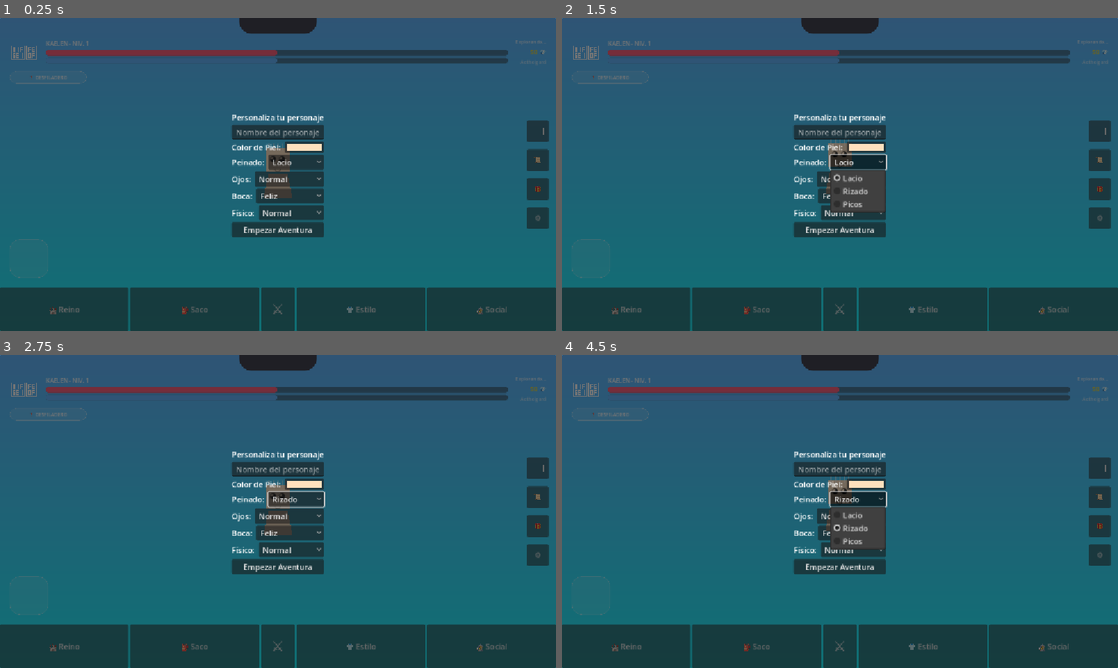
Above: before the commit, frames 1-4 (two rows, left to right).
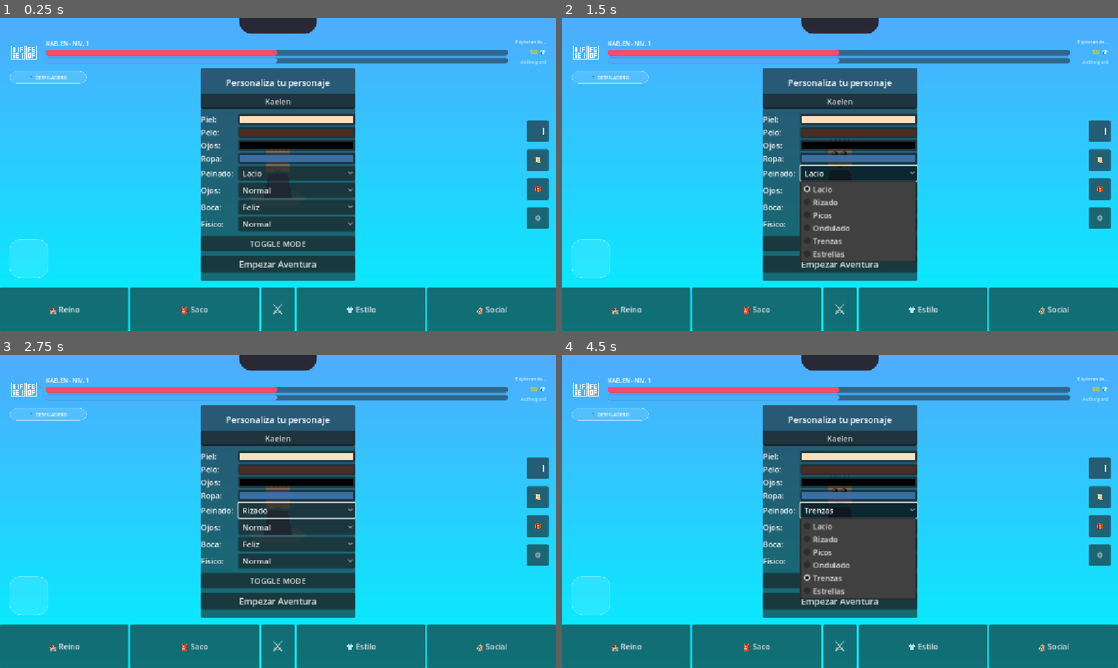
Above: after the commit, the same moments.

Repository: xxfati10xx/Isekai-Tamagotchi-Dynamic-Virtual-Companion-RPG-Design-Godot-Prototype
Game: Godot game, scene res://main.tscn
Same seed, same stepped clock (60 frames per second), same inputs: the game is played once before the commit and once after it.
Inputs (mouse positions are in pixels of both pictures, inside the frame that each line leads up to):
- Up to frame 1 (0.25 s): no input
- Up to frame 2 (1.5 s): click "👕 Estilo" at 0.5 s; click "Lacio" at 1.25 s
- Up to frame 3 (2.75 s): click "Feliz" at 2 s
- Up to frame 4 (4.5 s): click "Rizado" at 2.75 s; click (840, 580) at 3.5 s, where only the run after the commit has a clickable "TOGGLE MODE"; click "Rizado" (after the commit: "Trenzas") at 4.25 s

The runs differ from the first frame. In frame 1, 91% of the frame differs, in the area x 0-100%, y 0-100%; in frame 2, 93%; in frame 3, 92%; in frame 4, 93%.
Error after the commit: Invalid assignment of property or key 'paused' with value of type 'bool' on a base object of type 'Nil'. (res://main.gd:125)

Commit message:
Implement enhanced character customization and UI polish
- Added hair_color, eye_color, and outfit_color to CharacterStats.
- Enhanced CharacterVisuals with more styles and platform support.
- Updated main.tscn with a centered, more detailed customization UI.
- Updated main.gd with full customization logic and 'Toggle Mode' feature.
- Refined UI to match the aesthetic of the provided mobile design reference.

Co-authored-by: xxfati10xx <127804390+xxfati10xx@users.noreply.github.com>

Diff:
--- a/CharacterVisuals.tscn
+++ b/CharacterVisuals.tscn
@@ -4,6 +4,11 @@
 
 [node name="CharacterVisuals" type="Node2D"]
 script = ExtResource("1_script")
+
+[node name="Platform" type="Polygon2D" parent="."]
+position = Vector2(0, 50)
+color = Color(1, 1, 1, 0.3)
+polygon = PackedVector2Array(-60, 0, -40, -15, 40, -15, 60, 0, 40, 15, -40, 15)
 
 [node name="Body" type="Polygon2D" parent="."]
 polygon = PackedVector2Array(-30, 50, 30, 50, 20, 0, -20, 0)
@@ -17,6 +22,7 @@
 offset_top = -70.0
 offset_right = 40.0
 offset_bottom = -44.0
+pivot_offset = Vector2(40, 13)
 text = "|||||"
 horizontal_alignment = 1
 
@@ -25,6 +31,7 @@
 offset_top = -45.0
 offset_right = 40.0
 offset_bottom = -19.0
+pivot_offset = Vector2(40, 13)
 theme_override_colors/font_color = Color(0, 0, 0, 1)
 text = "◕ ◕"
 horizontal_alignment = 1
@@ -34,6 +41,7 @@
 offset_top = -25.0
 offset_right = 40.0
 offset_bottom = 1.0
+pivot_offset = Vector2(40, 13)
 theme_override_colors/font_color = Color(0, 0, 0, 1)
 text = "◡"
 horizontal_alignment = 1
--- a/character_stats.gd
+++ b/character_stats.gd
@@ -10,6 +10,9 @@
 
 # Atributos visuales
 @export var skin_color: Color = Color("ffe0bd")
+@export var hair_color: Color = Color("4b2c20")
+@export var eye_color: Color = Color("000000")
+@export var outfit_color: Color = Color("3a6ea5")
 @export var hair_style: int = 0
 @export var face_style: int = 0
 @export var eye_style: int = 0
@@ -21,7 +24,7 @@
 @export var legacy_bonus: float = 0.0
 
 # Inicialización de las estadísticas al crear un nuevo personaje
-func _init(_character_name: String = "Kaelen", _valor: float …(235 unchanged characters)… uth_style: int = 0, _body_style: int = 0):
+func _init(_character_name: String = "Kaelen", _valor: float …(235 unchanged characters)… uth_style: int = 0, _body_style: int = 0, _hair_color: Color = Color("4b2c20"), _eye_color: Color = Color("000000"), _outfit_color: Color = Color("3a6ea5")):
 	character_name = _character_name
 	valor = _valor
 	sabiduria = _sabiduria
@@ -35,6 +38,9 @@
 	eye_style = _eye_style
 	mouth_style = _mouth_style
 	body_style = _body_style
+	hair_color = _hair_color
+	eye_color = _eye_color
+	outfit_color = _outfit_color
 
 # Actualiza las estadísticas aplicando el bono de legado acumulado a las ganancias
 func update_stats(delta_valor: float, delta_sabiduria: float, delta_empatia: float, delta_ambicion: float):
--- a/character_visuals.gd
+++ b/character_visuals.gd
@@ -8,27 +8,41 @@
 
 func update_appearance(stats: CharacterStats, update_scale: bool = true):
 	if body:
-		body.color = stats.skin_color
+		body.color = stats.outfit_color
 	if head:
 		head.color = stats.skin_color
+	if eyes:
+		eyes.add_theme_color_override("font_color", stats.eye_color)
+	if hair:
+		hair.add_theme_color_override("font_color", stats.hair_color)
 
 	# Actualización de estilos (Placeholders con texto)
 	match stats.eye_style:
 		0: eyes.text = "◕ ◕"
 		1: eyes.text = "ò ò"
 		2: eyes.text = "X X"
+		3: eyes.text = "^ ^"
+		4: eyes.text = "o o"
+		5: eyes.text = "> <"
+		6: eyes.text = "U U"
 		_: eyes.text = "◕ ◕"
 
 	match stats.mouth_style:
 		0: mouth.text = "◡"
 		1: mouth.text = "ᗝ"
 		2: mouth.text = "—"
+		3: mouth.text = "w"
+		4: mouth.text = "o"
+		5: mouth.text = "v"
 		_: mouth.text = "◡"
 
 	match stats.hair_style:
 		0: hair.text = "|||||"
 		1: hair.text = "@@@@@"
 		2: hair.text = "/\\/\\"
+		3: hair.text = "~~~~~"
+		4: hair.text = "#####"
+		5: hair.text = "*****"
 		_: hair.text = ""
 
 	# El estilo de cuerpo afecta la escala general
--- a/main.gd
+++ b/main.gd
@@ -22,10 +22,14 @@
 @onready var customization_panel: PanelContainer = %CustomizationPanel
 @onready var name_input: LineEdit = %NameInput
 @onready var skin_color: ColorPickerButton = %SkinColor
+@onready var hair_color: ColorPickerButton = %HairColor
+@onready var eye_color: ColorPickerButton = %EyeColor
+@onready var outfit_color: ColorPickerButton = %OutfitColor
 @onready var hair_style_btn: OptionButton = %HairStyle
 @onready var eye_style_btn: OptionButton = %EyeStyle
 @onready var mouth_style_btn: OptionButton = %MouthStyle
 @onready var body_style_btn: OptionButton = %BodyStyle
+@onready var toggle_mode_button: Button = %ToggleModeButton
 @onready var confirm_button: Button = %ConfirmButton
 
 # Estados del juego
@@ -60,24 +64,35 @@
 	option_1.pressed.connect(_on_option_1_pressed)
 	option_2.pressed.connect(_on_option_2_pressed)
 	confirm_button.pressed.connect(_on_confirm_customization)
+	toggle_mode_button.pressed.connect(_on_toggle_mode_pressed)
 
 	nav_reino.pressed.connect(func(): _show_placeholder_notification("Reino"))
 	nav_saco.pressed.connect(func(): _show_placeholder_notification("Saco"))
-	nav_estilo.pressed.connect(func(): customization_panel.show(); autonomy_timer.paused = true)
+	nav_estilo.pressed.connect(_open_customization)
 	nav_social.pressed.connect(func(): _show_placeholder_notification("Social"))
 
 	# Inicializar opciones de personalización
 	hair_style_btn.add_item("Lacio", 0)
 	hair_style_btn.add_item("Rizado", 1)
 	hair_style_btn.add_item("Picos", 2)
+	hair_style_btn.add_item("Ondulado", 3)
+	hair_style_btn.add_item("Trenzas", 4)
+	hair_style_btn.add_item("Estrellas", 5)
 
 	eye_style_btn.add_item("Normal", 0)
 	eye_style_btn.add_item("Enojado", 1)
 	eye_style_btn.add_item("Muerto", 2)
+	eye_style_btn.add_item("Feliz", 3)
+	eye_style_btn.add_item("Sorprendido", 4)
+	eye_style_btn.add_item("Tímido", 5)
+	eye_style_btn.add_item("Dormido", 6)
 
 	mouth_style_btn.add_item("Feliz", 0)
 	mouth_style_btn.add_item("Asombrado", 1)
 	mouth_style_btn.add_item("Serio", 2)
+	mouth_style_btn.add_item("Gato", 3)
+	mouth_style_btn.add_item("Pequeño", 4)
+	mouth_style_btn.add_item("Pico", 5)
 
 	body_style_btn.add_item("Normal", 0)
 	body_style_btn.add_item("Pequeño", 1)
@@ -85,6 +100,7 @@
 
 	_start_idle_animation()
 	_update_stats_display()
+	_open_customization()
 
 	# Iniciamos el Ciclo de Autonomía (el personaje vive solo cada 5 seg)
 	autonomy_timer = Timer.new()
@@ -94,11 +110,28 @@
 	add_child(autonomy_timer)
 	autonomy_timer.paused = true
 
+func _open_customization() -> void:
+	name_input.text = stats.character_name
+	skin_color.color = stats.skin_color
+	hair_color.color = stats.hair_color
+	eye_color.color = stats.eye_color
+	outfit_color.color = stats.outfit_color
+	hair_style_btn.select(hair_style_btn.get_item_index(stats.hair_style))
+	eye_style_btn.select(eye_style_btn.get_item_index(stats.eye_style))
+	mouth_style_btn.select(mouth_style_btn.get_item_index(stats.mouth_style))
+	body_style_btn.select(body_style_btn.get_item_index(stats.body_style))
+
+	customization_panel.show()
+	autonomy_timer.paused = true
+
 func _on_confirm_customization() -> void:
 	if name_input.text != "":
 		stats.character_name = name_input.text
 
 	stats.skin_color = skin_color.color
+	stats.hair_color = hair_color.color
+	stats.eye_color = eye_color.color
+	stats.outfit_color = outfit_color.color
 	stats.hair_style = hair_style_btn.get_selected_id()
 	stats.eye_style = eye_style_btn.get_selected_id()
 	stats.mouth_style = mouth_style_btn.get_selected_id()
@@ -110,6 +143,18 @@
 		character_visuals.update_appearance(stats, true)
 	_update_stats_display()
 	_start_idle_animation() # Reiniciar animación con nueva escala
+
+func _on_toggle_mode_pressed() -> void:
+	# Toggle Mode: Cambia el set de rasgos faciales entre ASCII simple y algo más "complejo"
+	# En esta implementación asset-free, lo usamos para rotar entre escalas de las etiquetas
+	if character_visuals.eyes.scale.x == 1.0:
+		character_visuals.eyes.scale = Vector2(1.5, 1.5)
+		character_visuals.mouth.scale = Vector2(1.5, 1.5)
+		status_label.text = "Modo: Detallado"
+	else:
+		character_visuals.eyes.scale = Vector2(1.0, 1.0)
+		character_visuals.mouth.scale = Vector2(1.0, 1.0)
+		status_label.text = "Modo: Simple"
 
 # Alterna entre el modo paz y el modo combate
 func _on_action_button_pressed() -> void:
--- a/main.tscn
+++ b/main.tscn
@@ -318,19 +318,26 @@
 [node name="CustomizationPanel" type="PanelContainer" parent="."]
 unique_name_in_owner = true
 layout_mode = 1
-anchors_preset = 15
-anchor_right = 1.0
-anchor_bottom = 1.0
+anchors_preset = 8
+anchor_left = 0.5
+anchor_top = 0.5
+anchor_right = 0.5
+anchor_bottom = 0.5
+offset_left = -160.0
+offset_top = -220.0
+offset_right = 160.0
+offset_bottom = 220.0
 grow_horizontal = 2
 grow_vertical = 2
 
 [node name="VBox" type="VBoxContainer" parent="CustomizationPanel"]
 layout_mode = 2
-size_flags_horizontal = 4
+theme_override_constants/separation = 10
 alignment = 1
 
 [node name="Label" type="Label" parent="CustomizationPanel/VBox"]
 layout_mode = 2
+theme_override_font_sizes/font_size = 18
 text = "Personaliza tu personaje"
 horizontal_alignment = 1
 
@@ -340,68 +347,94 @@
 placeholder_text = "Nombre del personaje"
 alignment = 1
 
-[node name="HBoxSkin" type="HBoxContainer" parent="CustomizationPanel/VBox"]
-layout_mode = 2
-
-[node name="Label" type="Label" parent="CustomizationPanel/VBox/HBoxSkin"]
-layout_mode = 2
-text = "Color de Piel: "
-
-[node name="SkinColor" type="ColorPickerButton" parent="CustomizationPanel/VBox/HBoxSkin"]
+[node name="Grid" type="GridContainer" parent="CustomizationPanel/VBox"]
+layout_mode = 2
+theme_override_constants/h_separation = 10
+columns = 2
+
+[node name="LabelSkin" type="Label" parent="CustomizationPanel/VBox/Grid"]
+layout_mode = 2
+text = "Piel:"
+
+[node name="SkinColor" type="ColorPickerButton" parent="CustomizationPanel/VBox/Grid"]
 unique_name_in_owner = true
 layout_mode = 2
 size_flags_horizontal = 3
 color = Color(1, 0.878431, 0.741176, 1)
 
-[node name="HBoxHair" type="HBoxContainer" parent="CustomizationPanel/VBox"]
-layout_mode = 2
-
-[node name="Label" type="Label" parent="CustomizationPanel/VBox/HBoxHair"]
-layout_mode = 2
-text = "Peinado: "
-
-[node name="HairStyle" type="OptionButton" parent="CustomizationPanel/VBox/HBoxHair"]
-unique_name_in_owner = true
-layout_mode = 2
-size_flags_horizontal = 3
-
-[node name="HBoxEyes" type="HBoxContainer" parent="CustomizationPanel/VBox"]
-layout_mode = 2
-
-[node name="Label" type="Label" parent="CustomizationPanel/VBox/HBoxEyes"]
-layout_mode = 2
-text = "Ojos: "
-
-[node name="EyeStyle" type="OptionButton" parent="CustomizationPanel/VBox/HBoxEyes"]
-unique_name_in_owner = true
-layout_mode = 2
-size_flags_horizontal = 3
-
-[node name="HBoxMouth" type="HBoxContainer" parent="CustomizationPanel/VBox"]
-layout_mode = 2
-
-[node name="Label" type="Label" parent="CustomizationPanel/VBox/HBoxMouth"]
-layout_mode = 2
-text = "Boca: "
-
-[node name="MouthStyle" type="OptionButton" parent="CustomizationPanel/VBox/HBoxMouth"]
-unique_name_in_owner = true
-layout_mode = 2
-size_flags_horizontal = 3
-
-[node name="HBoxBody" type="HBoxContainer" parent="CustomizationPanel/VBox"]
-layout_mode = 2
-
-[node name="Label" type="Label" parent="CustomizationPanel/VBox/HBoxBody"]
-layout_mode = 2
-text = "Físico: "
-
-[node name="BodyStyle" type="OptionButton" parent="CustomizationPanel/VBox/HBoxBody"]
-unique_name_in_owner = true
-layout_mode = 2
-size_flags_horizontal = 3
+[node name="LabelHairC" type="Label" parent="CustomizationPanel/VBox/Grid"]
+layout_mode = 2
+text = "Pelo:"
+
+[node name="HairColor" type="ColorPickerButton" parent="CustomizationPanel/VBox/Grid"]
+unique_name_in_owner = true
+layout_mode = 2
+size_flags_horizontal = 3
+color = Color(0.294118, 0.172549, 0.12549, 1)
+
+[node name="LabelEyeC" type="Label" parent="CustomizationPanel/VBox/Grid"]
+layout_mode = 2
+text = "Ojos:"
+
+[node name="EyeColor" type="ColorPickerButton" parent="CustomizationPanel/VBox/Grid"]
+unique_name_in_owner = true
+layout_mode = 2
+size_flags_horizontal = 3
+color = Color(0, 0, 0, 1)
+
+[node name="LabelOutfit" type="Label" parent="CustomizationPanel/VBox/Grid"]
+layout_mode = 2
+text = "Ropa:"
+
+[node name="OutfitColor" type="ColorPickerButton" parent="CustomizationPanel/VBox/Grid"]
+unique_name_in_owner = true
+layout_mode = 2
+size_flags_horizontal = 3
+color = Color(0.227451, 0.431373, 0.647059, 1)
+
+[node name="LabelHair" type="Label" parent="CustomizationPanel/VBox/Grid"]
+layout_mode = 2
+text = "Peinado:"
+
+[node name="HairStyle" type="OptionButton" parent="CustomizationPanel/VBox/Grid"]
+unique_name_in_owner = true
+layout_mode = 2
+size_flags_horizontal = 3
+
+[node name="LabelEyes" type="Label" parent="CustomizationPanel/VBox/Grid"]
+layout_mode = 2
+text = "Ojos:"
+
+[node name="EyeStyle" type="OptionButton" parent="CustomizationPanel/VBox/Grid"]
+unique_name_in_owner = true
+layout_mode = 2
+size_flags_horizontal = 3
+
+[node name="LabelMouth" type="Label" parent="CustomizationPanel/VBox/Grid"]
+layout_mode = 2
+text = "Boca:"
+
+[node name="MouthStyle" type="OptionButton" parent="CustomizationPanel/VBox/Grid"]
+unique_name_in_owner = true
+layout_mode = 2
+size_flags_horizontal = 3
+
+[node name="LabelBody" type="Label" parent="CustomizationPanel/VBox/Grid"]
+layout_mode = 2
+text = "Físico:"
+
+[node name="BodyStyle" type="OptionButton" parent="CustomizationPanel/VBox/Grid"]
+unique_name_in_owner = true
+layout_mode = 2
+size_flags_horizontal = 3
+
+[node name="ToggleModeButton" type="Button" parent="CustomizationPanel/VBox"]
+unique_name_in_owner = true
+layout_mode = 2
+text = "TOGGLE MODE"
 
 [node name="ConfirmButton" type="Button" parent="CustomizationPanel/VBox"]
 unique_name_in_owner = true
 layout_mode = 2
+theme_override_font_sizes/font_size = 18
 text = "Empezar Aventura"
